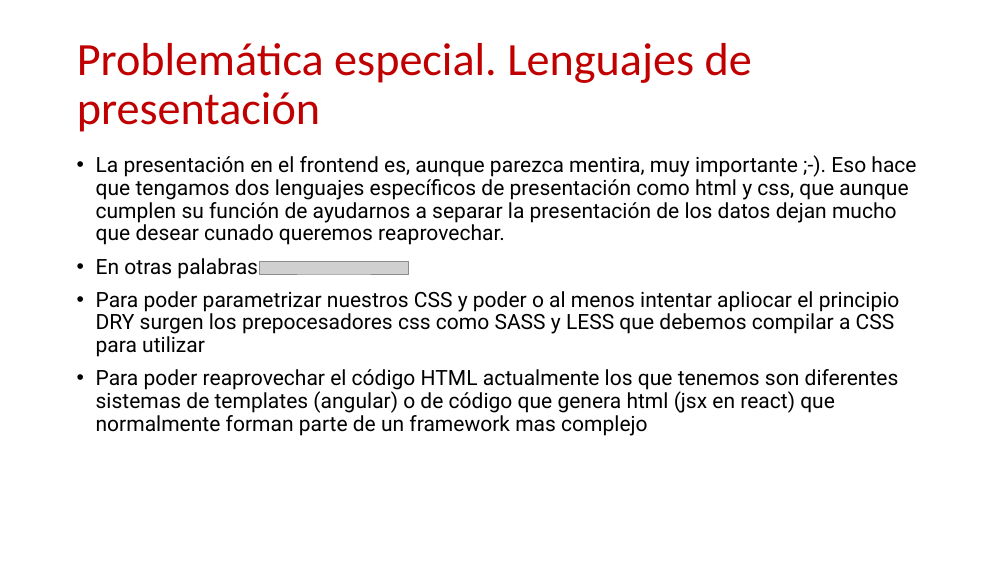
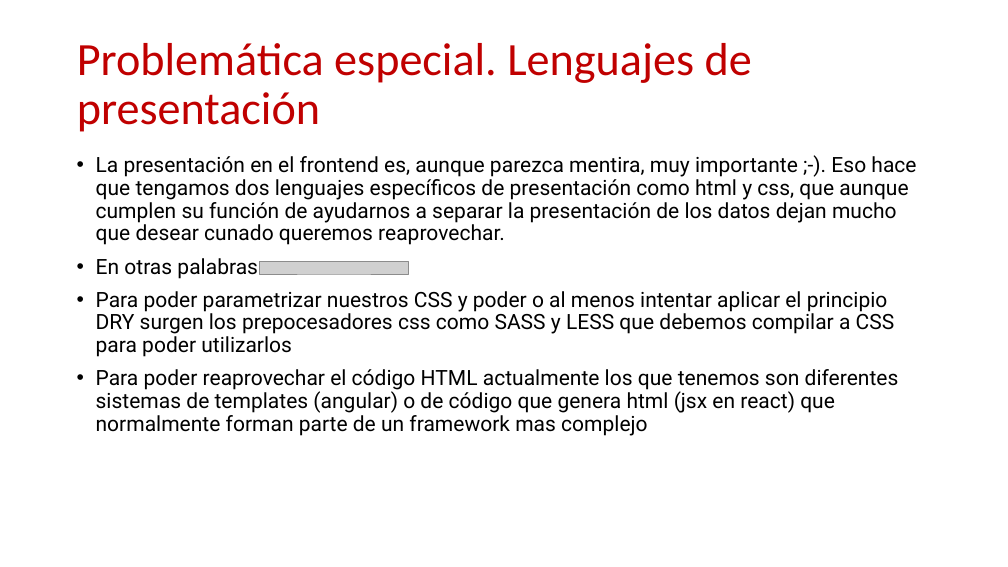
Before and after one commit to Robert-Freire/Introduction, a slide deck: slide 8 of resume.pptx (slide 9 before the commit). Drawn at 1008x567 pixels with LibreOffice and Linux fonts; fonts in the diff are those of the drawing; grey boxes stand for pictures; background and template pictures are left out. Boxes give left, top, right and bottom in pixels: in the first picture for what was removed or moved away, otherwise in the second. Text is boxed around its words. In the diff, an @@ line names an element or a change of style, - is before the commit and + after.

```diff
--- a/resume.pptx
+++ b/resume.pptx
@@ text at [96,291,895,357]: text changed @@
-• Para poder parametrizar nuestros CSS y poder o al menos intentar apliocar el principio DRY surgen los prepocesadores css como SASS y LESS que debemos compilar a CSS para utilizar
+• Para poder parametrizar nuestros CSS y poder o al menos intentar aplicar el principio DRY surgen los prepocesadores css como SASS y LESS que debemos compilar a CSS para poder utilizarlos
```
Also in this commit, not shown: 4 other slides changed, 19 slides added, 24 slides removed, 3 other files.
